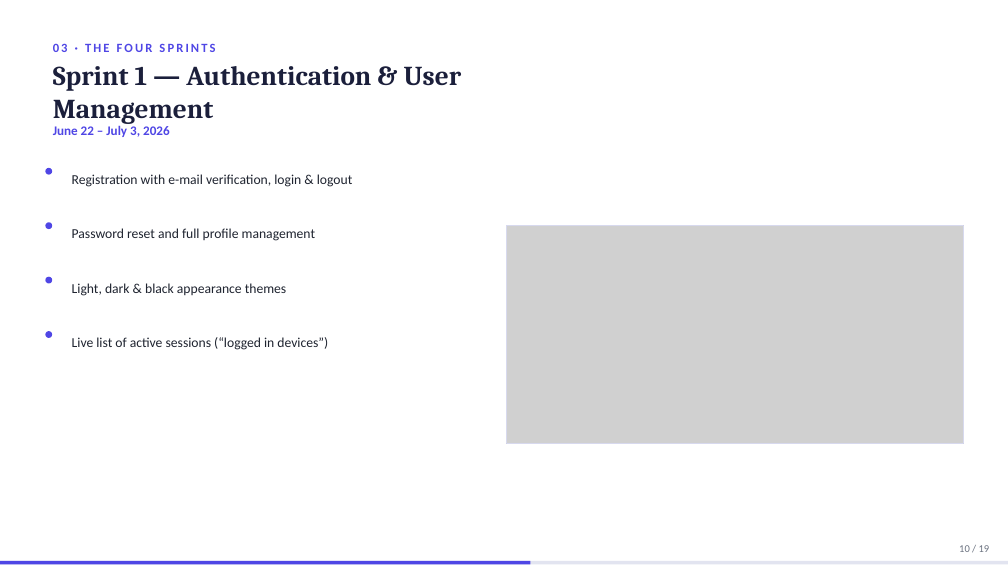
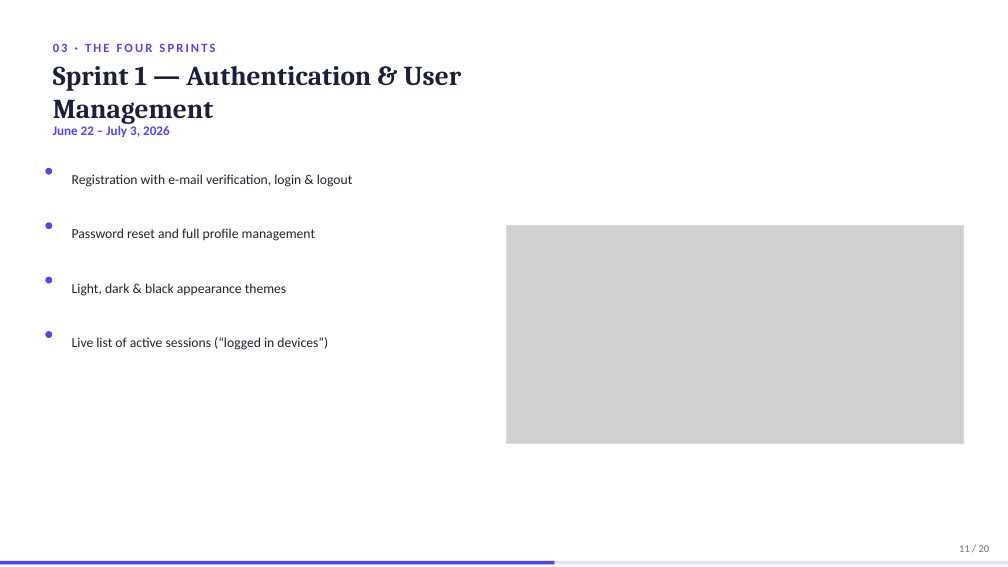
Before and after one commit to domdomxy/synkro, a slide deck: slide 11 of Synkro_PFA_Defense.pptx (slide 10 before the commit). Drawn at 1008x567 pixels with LibreOffice and Linux fonts; fonts in the diff are those of the drawing; grey boxes stand for pictures. Boxes give left, top, right and bottom in pixels: in the first picture for what was removed or moved away, otherwise in the second. Text is boxed around its words. In the diff, an @@ line names an element or a change of style, - is before the commit and + after.

```diff
--- a/Synkro_PFA_Defense.pptx
+++ b/Synkro_PFA_Defense.pptx
@@ rectangle: place and size @@
-rectangle at [0,561,531,564]
+rectangle at [0,561,554,564]
@@ text at [959,545,990,552]: text changed @@
-10 / 19
+11 / 20
```
Also in this commit, not shown: 18 other slides changed, 1 slide added, 1 other file.
